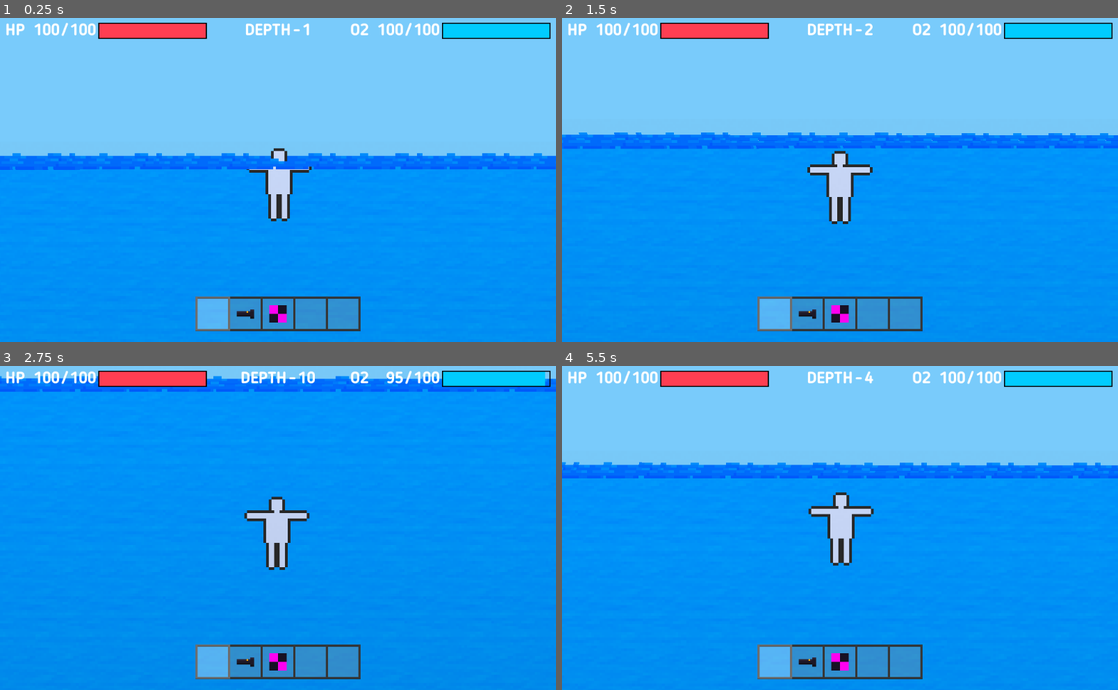
Above: before the commit, frames 1-4 (two rows, left to right).
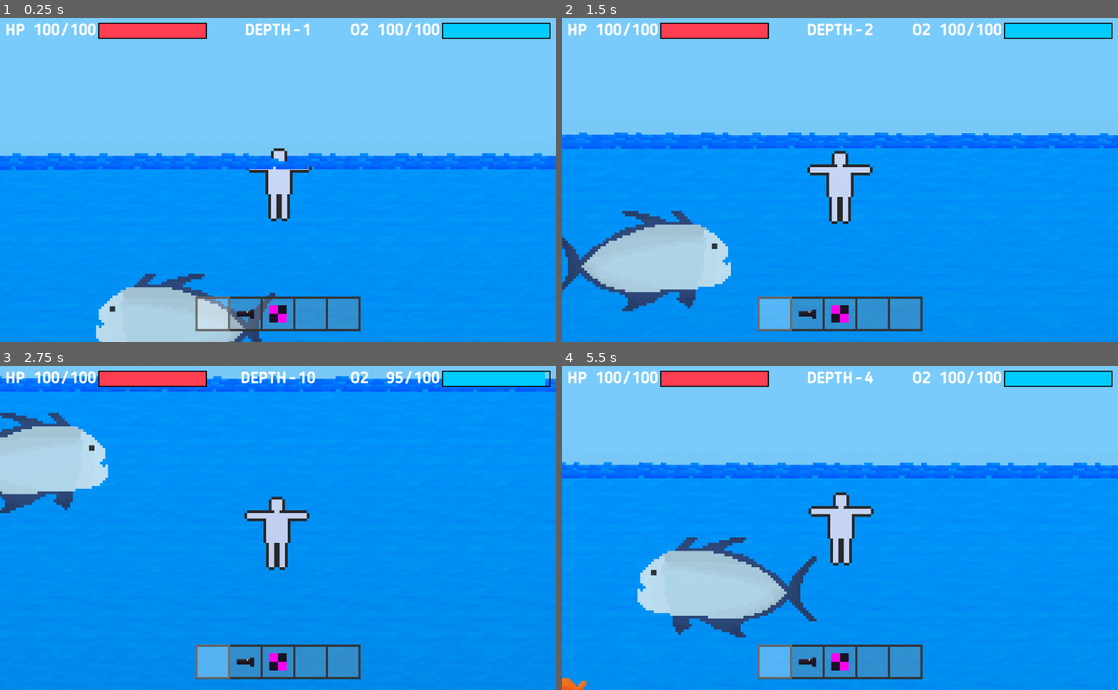
Above: after the commit, the same moments.

Repository: eliaperantoni/fisherman
Game: Godot game, scene res://scenes/main/Main.tscn
Two runs of this game, one before a commit and one after it. Both use one fixed random seed, a clock stepped at 60 frames per second and the inputs below.
Inputs (mouse positions are in pixels of both pictures, inside the frame that each line leads up to):
- Up to frame 1 (0.25 s): no input
- Up to frame 2 (1.5 s): tap Enter at 0.5 s; move the mouse to (962, 163) at 0.52 s; hold Right (ui_right) 0.53-1.28 s; click (962, 163) at 0.6 s; move the mouse to (728, 196) at 1.27 s; hold Down (ui_down) from 1.28 s (still down); tap Shift at 1.35 s
- Up to frame 3 (2.75 s): move the mouse to (333, 456) at 2.02 s; release Down (ui_down) at 2.03 s; hold Right (ui_right) from 2.03 s (still down); tap 1 at 2.1 s
- Up to frame 4 (5.5 s): move the mouse to (812, 592) at 2.77 s; release Right (ui_right) at 2.78 s; hold Up (ui_up) 2.78-3.53 s; tap 5 at 2.85 s; move the mouse to (1006, 576) at 3.52 s; hold Left (ui_left) 3.53-5.03 s; click (1006, 576) at 3.6 s; move the mouse to (673, 479) at 4.27 s; tap Shift at 4.35 s; move the mouse to (867, 528) at 5.02 s; hold Down (ui_down) from 5.03 s (still down); tap 1 at 5.1 s

The runs differ from the first frame. In frame 1, 4.3% of the frame differs, in the area x 17-50%, y 78-100%; in frame 2, 5.7%; in frame 3, 4.4%; in frame 4, 5.9%, in the area x 0-46%, y 52-100%.

Commit message:
Firefly

Diff:
--- a/scenes/main/Main.tscn
+++ b/scenes/main/Main.tscn
@@ -21,6 +21,7 @@
 [ext_resource path="res://scenes/mobs/Fish2.tscn" type="PackedScene" id=19]
 [ext_resource path="res://scenes/mobs/FishCarango.tscn" type="PackedScene" id=20]
 [ext_resource path="res://scenes/mobs/FishOblungo.tscn" type="PackedScene" id=21]
+[ext_resource path="res://scenes/mobs/FishFirefly.tscn" type="PackedScene" id=22]
 
 [sub_resource type="PhysicsMaterial" id=1]
 friction = 0.0
@@ -75,7 +76,7 @@
 __meta__ = {
 "_edit_lock_": true
 }
-scenes = [ ExtResource( 13 ), ExtResource( 19 ), ExtResource( 16 ), ExtResource( 15 ), ExtResource( 20 ), ExtResource( 18 ), ExtResource( 17 ), ExtResource( 14 ), ExtResource( 21 ) ]
+scenes = [ ExtResource( 13 ), ExtResource( 19 ), ExtResource( 16 ), ExtResource( 15 ), ExtResource( 20 ), ExtResource( 18 ), ExtResource( 17 ), ExtResource( 14 ), ExtResource( 21 ), ExtResource( 22 ) ]
 initial_spawn_amount = 100
 
 [node name="SurfaceBack" type="Sprite" parent="."]
--- /dev/null
+++ b/scenes/mobs/FishFirefly.tscn
@@ -0,0 +1,22 @@
+[gd_scene load_steps=5 format=2]
+
+[ext_resource path="res://scenes/mobs/FishPassive.tscn" type="PackedScene" id=1]
+[ext_resource path="res://scenes/mobs/assets/firefly.png" type="Texture" id=2]
+[ext_resource path="res://scenes/mobs/assets/firefly_emission.png" type="Texture" id=3]
+
+[sub_resource type="Curve" id=1]
+_data = [ Vector2( 0.50654, 0 ), 0.0, 6.62607, 0, 0, Vector2( 1, 1 ), 0.0, 0.0, 0, 0 ]
+
+[node name="RigidBody" instance=ExtResource( 1 )]
+min_impulse_multiplier = 10
+max_impulse_multiplier = 50
+spawn_curve = SubResource( 1 )
+
+[node name="Sprite" parent="." index="0"]
+texture = ExtResource( 2 )
+
+[node name="Light2D" type="Light2D" parent="." index="3"]
+position = Vector2( 0.51349, -0.473989 )
+texture = ExtResource( 3 )
+color = Color( 0.0470588, 0.933333, 1, 1 )
+energy = 0.7
Not shown: 1 places in scenes/main/Main.tscn that only renumber resources
Binary file added: scenes/mobs/assets/firefly.png
Not shown, added: scenes/mobs/assets/firefly.png.import
Binary file added: scenes/mobs/assets/firefly_emission.png
Not shown, added: scenes/mobs/assets/firefly_emission.png.import
Binary file added: scenes/mobs/assets/sources/firefly.aseprite
Binary file added: scenes/mobs/assets/sources/firefly_emission.aseprite
